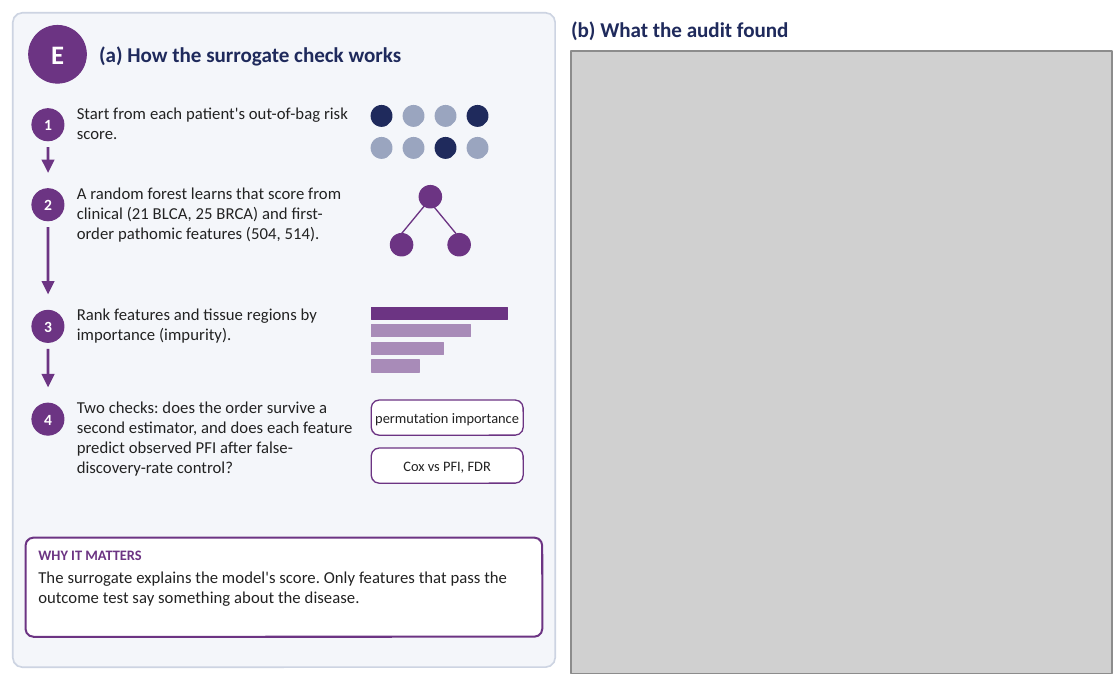
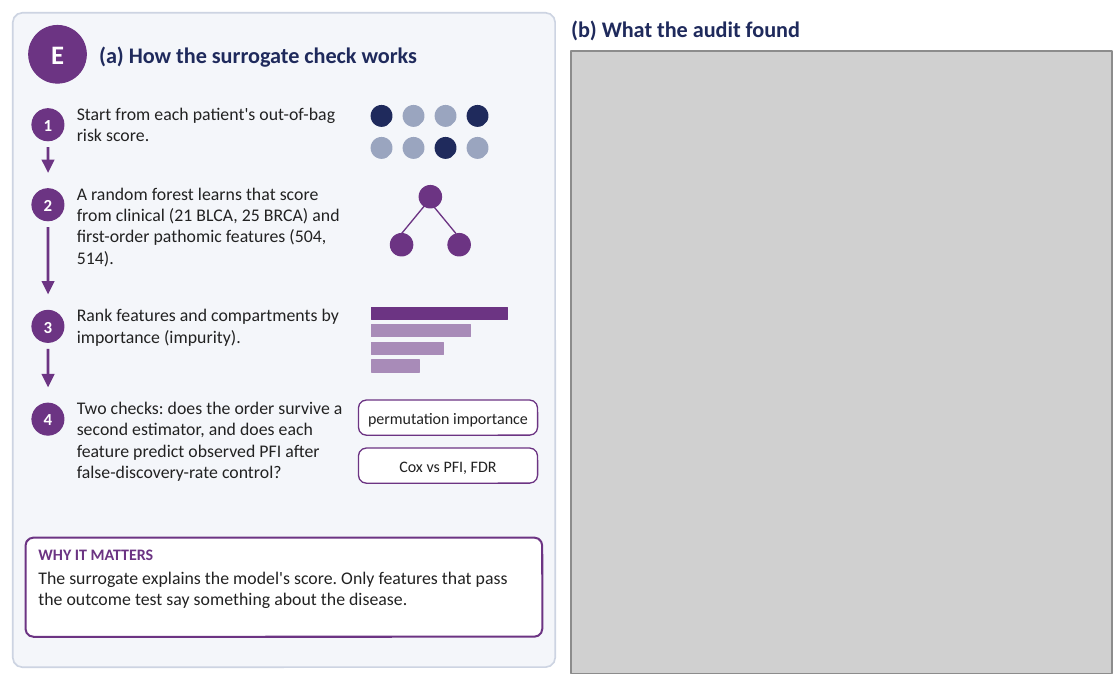
Before and after one commit to JuanDuranMcgill/wsi-survival-interpretability, a slide deck: slide 1 of paper_figures/fig3_explain_zoom.pptx. Drawn at 1120x680 pixels with LibreOffice and Linux fonts; fonts in the diff are those of the drawing; grey boxes stand for pictures. Boxes give left, top, right and bottom in pixels: in the first picture for what was removed or moved away, otherwise in the second. Text is boxed around its words. In the diff, an @@ line names an element or a change of style, - is before the commit and + after.

```diff
--- a/paper_figures/fig3_explain_zoom.pptx
+++ b/paper_figures/fig3_explain_zoom.pptx
@@ text "(a) How the surrogate check ..." at (99,46,417,67): size 9.5 to 10 pt @@
@@ text "(b) What the audit found" at (571,20,800,40): size 9.5 to 10 pt @@
@@ text at (77,308,339,346): text changed; size 7.5 to 8 pt @@
-Rank features and tissue regions by importance (impurity).
+Rank features and compartments by importance (impurity).
@@ text "permutation importance": place and size @@
-text "permutation importance" at (375,413,519,426)
+text "permutation importance" at (368,413,528,427)
@@ rounded rectangle: place and size @@
-rounded rectangle at (371,400,523,435)
+rounded rectangle at (358,400,538,435)
@@ size 6.5 to 7.2 pt in 3 elements at (38,549,154,560), (368,413,528,427), (399,461,497,474) @@
@@ rounded rectangle: place and size @@
-rounded rectangle at (371,448,523,483)
+rounded rectangle at (358,448,538,483)
@@ size 7.5 to 8 pt in 4 elements at (77,107,335,141), (77,187,339,267), (77,401,343,481), (38,571,508,608) @@
```
Also in this commit, not shown: 25 other files.
